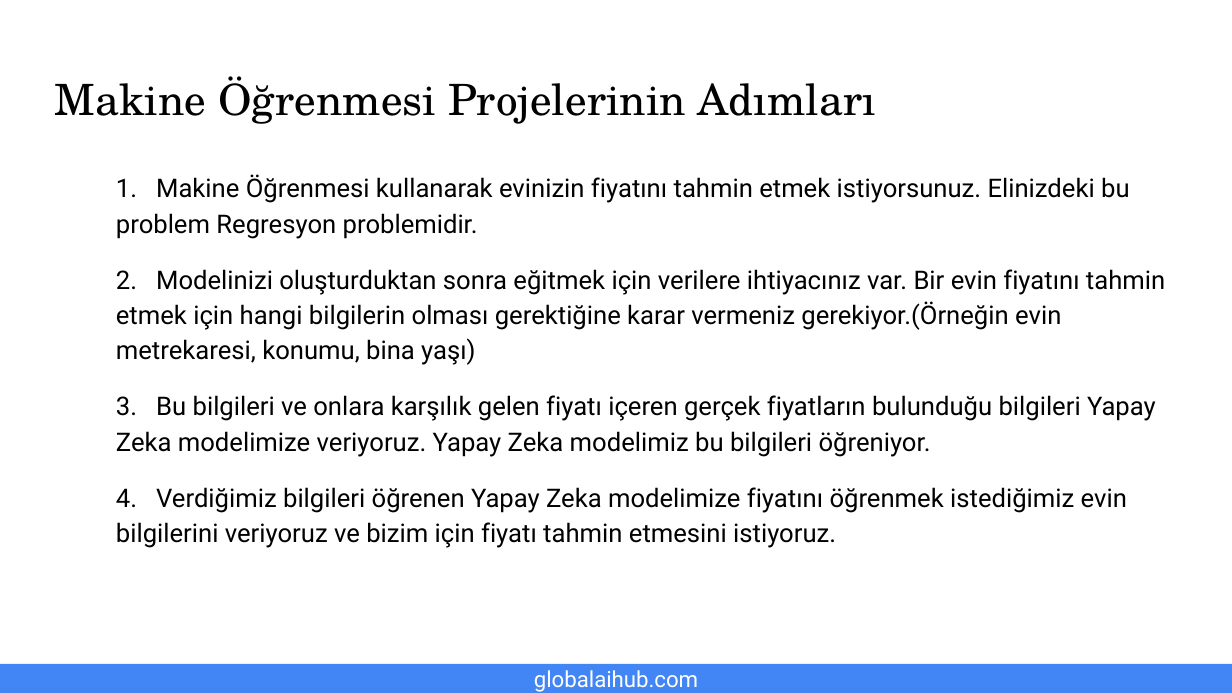
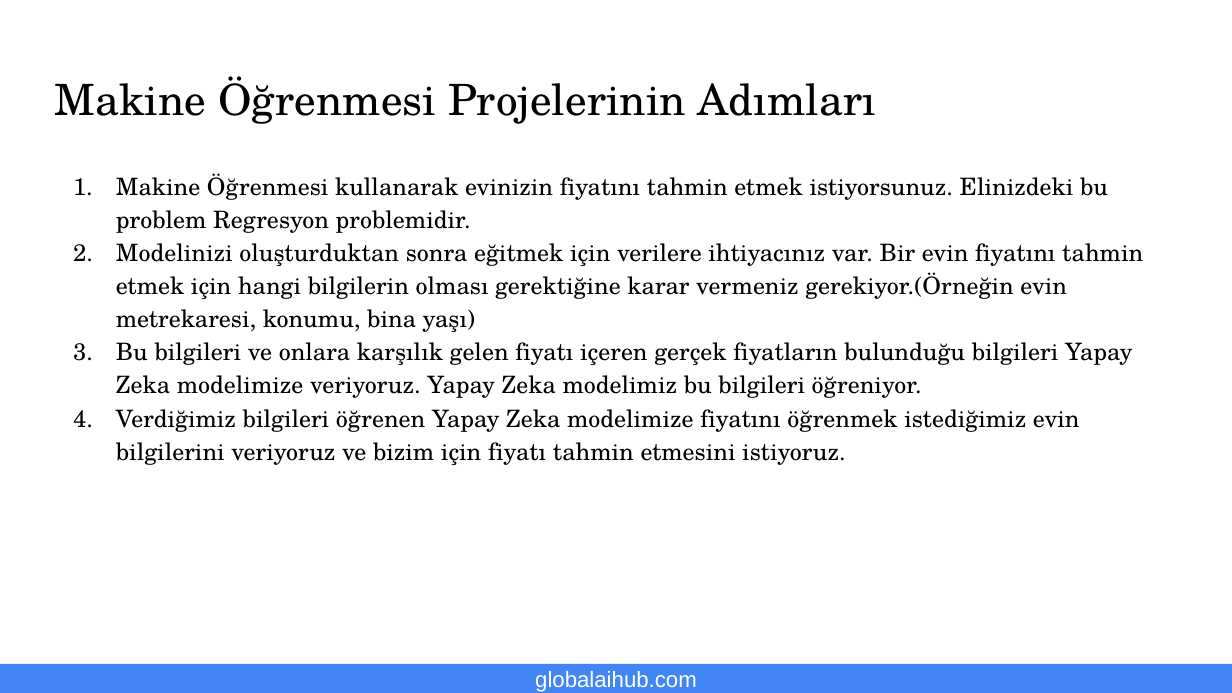
Before and after one commit to gaih/introduction-to-machine-learning, a slide deck: slide 6 of Presentations/Day 1 Presentation.pptx. Drawn at 1232x693 pixels with LibreOffice and Linux fonts; fonts in the diff are those of the drawing; background and template pictures are left out. Boxes give left, top, right and bottom in pixels: in the first picture for what was removed or moved away, otherwise in the second. Text is boxed around its words. In the diff, an @@ line names an element or a change of style, - is before the commit and + after.

Commit message:
edited presentation

```diff
--- a/Presentations/Day 1 Presentation.pptx
+++ b/Presentations/Day 1 Presentation.pptx
@@ text at box(116, 173, 1143, 465): text changed; size 15 to 14 pt; font Roboto to TeX Gyre Schola @@
-1. Makine Öğrenmesi kullanarak evinizin fiyatını tahmin etmek istiyorsunuz. Elinizdeki bu problem Regresyon problemidir.
-2. Modelinizi oluşturduktan sonra eğitmek için verilere ihtiyacınız var. Bir evin fiyatını tahmin etmek için hangi bilgilerin olması gerektiğine karar vermeniz gerekiyor.(Örneğin evin metrekaresi, konumu, bina yaşı)
-3. Bu bilgileri ve onlara karşılık gelen fiyatı içeren gerçek fiyatların bulunduğu bilgileri Yapay Zeka modelimize veriyoruz. Yapay Zeka modelimiz bu bilgileri öğreniyor.
-4. Verdiğimiz bilgileri öğrenen Yapay Zeka modelimize fiyatını öğrenmek istediğimiz evin bilgilerini veriyoruz ve bizim için fiyatı tahmin etmesini istiyoruz.
+1. Makine Öğrenmesi kullanarak evinizin fiyatını tahmin etmek istiyorsunuz. Elinizdeki bu problem Regresyon problemidir.
+2. Modelinizi oluşturduktan sonra eğitmek için verilere ihtiyacınız var. Bir evin fiyatını tahmin etmek için hangi bilgilerin olması gerektiğine karar vermeniz gerekiyor.(Örneğin evin metrekaresi, konumu, bina yaşı)
+3. Bu bilgileri ve onlara karşılık gelen fiyatı içeren gerçek fiyatların bulunduğu bilgileri Yapay Zeka modelimize veriyoruz. Yapay Zeka modelimiz bu bilgileri öğreniyor.
+4. Verdiğimiz bilgileri öğrenen Yapay Zeka modelimize fiyatını öğrenmek istediğimiz evin bilgilerini veriyoruz ve bizim için fiyatı tahmin etmesini istiyoruz.
@@ text "globalaihub.com" at box(535, 671, 697, 692): font Roboto to Arial @@
```
Also in this commit, not shown: 13 other slides changed, 2 slides added, 2 slides removed, 2 other files.
